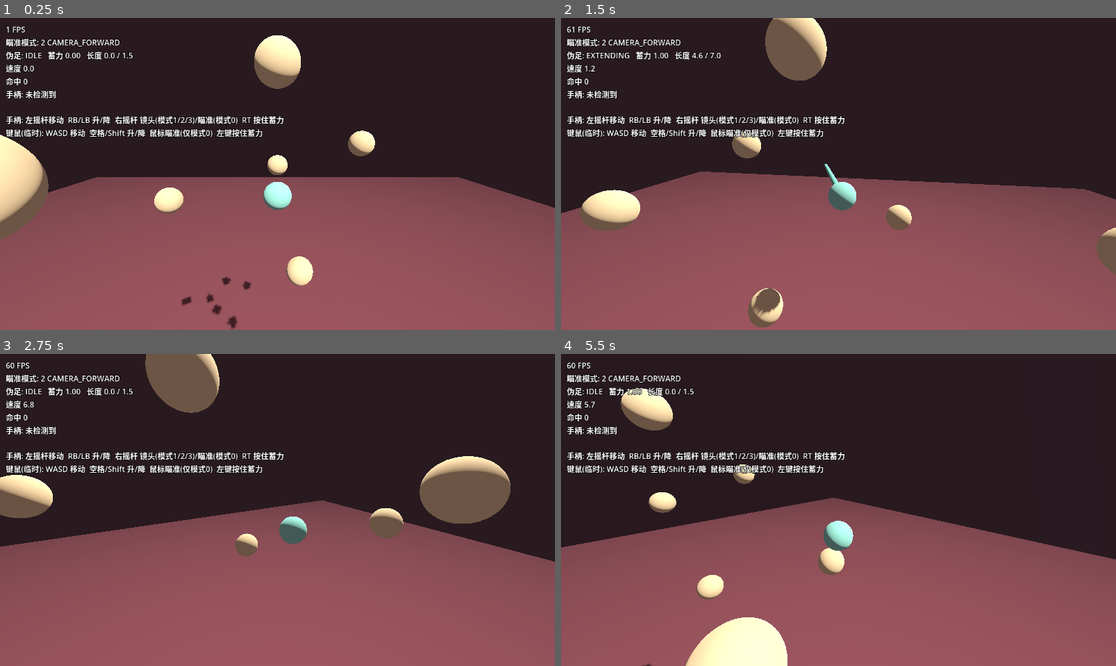
Above: before the commit, frames 1-4 (two rows, left to right).
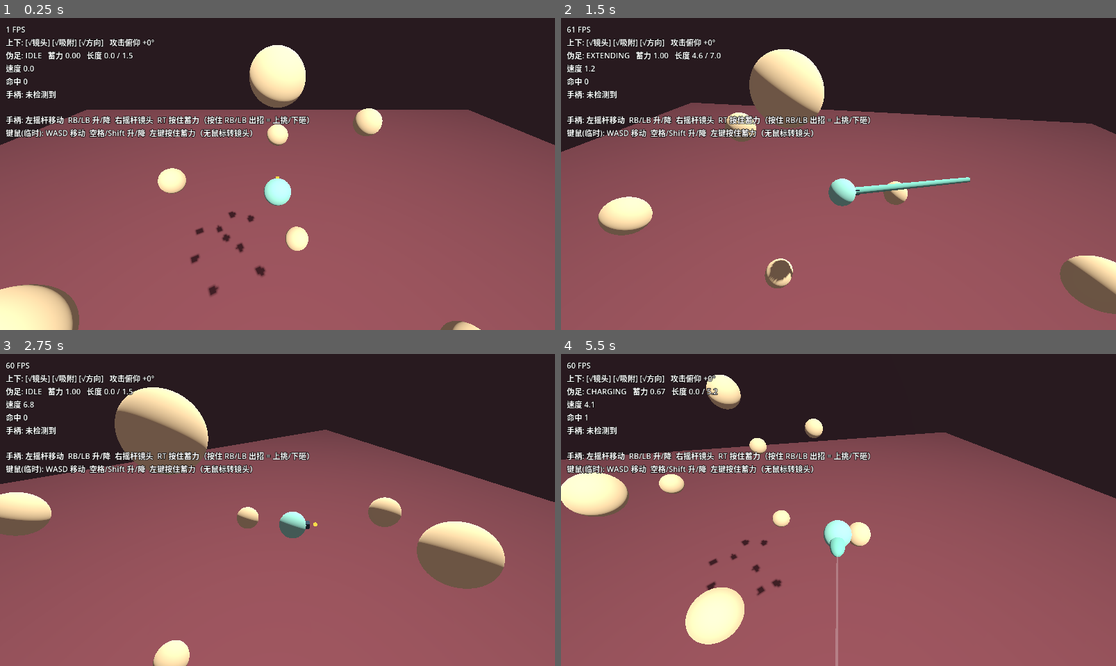
Above: after the commit, the same moments.

Repository: paddypasteur/cellgod
Game: Godot game, scene res://scenes/arena.tscn
Same seed, same stepped clock (60 frames per second), same inputs: the game is played once before the commit and once after it.
Inputs (mouse positions are in pixels of both pictures, inside the frame that each line leads up to):
- Up to frame 1 (0.25 s): no input
- Up to frame 2 (1.5 s): tap Enter at 0.5 s; move the mouse to (960, 158) at 0.52 s; press the mouse at (960, 158) at 0.53 s; hold D (move_right) 0.53-1.28 s; move the mouse to (727, 189) at 1.27 s; release the mouse at (727, 189) at 1.28 s; hold S (move_back) from 1.28 s (still down); click (727, 189) at 1.35 s
- Up to frame 3 (2.75 s): move the mouse to (333, 441) at 2.02 s; release S (move_back) at 2.03 s; press the mouse at (333, 441) at 2.03 s; hold D (move_right) from 2.03 s (still down)
- Up to frame 4 (5.5 s): move the mouse to (810, 572) at 2.77 s; release D (move_right) at 2.78 s; release the mouse at (810, 572) at 2.78 s; hold W (move_forward) 2.78-3.53 s; click (810, 572) at 2.85 s; move the mouse to (1005, 556) at 3.52 s; press the mouse at (1005, 556) at 3.53 s; hold A (move_left) 3.53-5.03 s; move the mouse to (672, 463) at 4.27 s; release the mouse at (672, 463) at 4.28 s; click (672, 463) at 4.35 s; move the mouse to (866, 510) at 5.02 s; press the mouse at (866, 510) at 5.03 s; hold S (move_back) from 5.03 s (still down)

The runs differ from the first frame. In frame 1, 28% of the frame differs, in the area x 0-100%, y 5-100%; in frame 2, 29%; in frame 3, 30%; in frame 4, 30%, in the area x 0-100%, y 6-100%.

Commit message:
操作方案定为类魂：删除其余四种瞄准模式，上下方向三个开关默认全开
- 删除右摇杆/鼠标瞄准、移动方向、镜头前方、镜头实际朝向四种模式及 aim_* 输入
- 镜头右摇杆控制不再受瞄准模式影响
- 方向攻击（上挑/下砸）默认开启
- 场景镜头默认俯仰 -35°（开发者调定）
- 旧模式可从 3c64973 找回

Co-Authored-By: Claude Opus 5.5 <noreply@anthropic.com>

Diff:
--- a/scenes/arena.tscn
+++ b/scenes/arena.tscn
@@ -56,13 +56,13 @@
 mesh = SubResource("Mesh_boundary")
 
 [node name="Player" parent="." instance=ExtResource("2_player")]
-aim_mode = 2
 
 [node name="FollowCamera" type="Camera3D" parent="." node_paths=PackedStringArray("target")]
 transform = Transform3D(1, 0, 0, 0, 1, 0, 0, 0, 1, 0, 2.5, 7)
 current = true
 script = ExtResource("4_camera")
 target = NodePath("../Player")
+pitch_deg = -35.0
 
 [node name="Dummies" type="Node3D" parent="."]
 
--- a/scripts/autoload/input_setup.gd
+++ b/scripts/autoload/input_setup.gd
@@ -3,9 +3,9 @@
 ## 只在 项目设置→输入映射 里没有同名动作时才注册，
 ## 所以开发者在编辑器里定义的键位永远优先，这里只是兜底。
 ##
-## 手柄：左摇杆移动，RB/LB 上升/下降，右摇杆定伪足方向，RT 按住蓄力
-## 键鼠（临时占位，方案未定）：WASD 移动，空格/Shift 上升/下降，
-##       鼠标相对主角的屏幕位置定方向，左键按住蓄力
+## 手柄：左摇杆移动，RB/LB 上升/下降，右摇杆转镜头，RT 按住蓄力
+## 键鼠（临时占位，方案未定）：WASD 移动，空格/Shift 上升/下降，左键按住蓄力；
+##       暂时没有鼠标转镜头
 
 const DEFAULT_DEADZONE: float = 0.2
 ## 代码 new() 出来的事件 device 默认是 0，只匹配 0 号设备；
@@ -23,12 +23,6 @@
     _add_action(&"move_up", [_key(KEY_SPACE), _joy_button(JOY_BUTTON_RIGHT_SHOULDER)])
     _add_action(&"move_down", [_key(KEY_SHIFT), _joy_button(JOY_BUTTON_LEFT_SHOULDER)])
 
-    _add_action(&"aim_left", [_joy_axis(JOY_AXIS_RIGHT_X, -1.0)])
-    _add_action(&"aim_right", [_joy_axis(JOY_AXIS_RIGHT_X, 1.0)])
-    _add_action(&"aim_up", [_joy_axis(JOY_AXIS_RIGHT_Y, -1.0)])
-    _add_action(&"aim_down", [_joy_axis(JOY_AXIS_RIGHT_Y, 1.0)])
-
-    # 和 aim_* 绑在同一根右摇杆上：主角瞄准模式决定由谁来读
     _add_action(&"camera_left", [_joy_axis(JOY_AXIS_RIGHT_X, -1.0)])
     _add_action(&"camera_right", [_joy_axis(JOY_AXIS_RIGHT_X, 1.0)])
     _add_action(&"camera_up", [_joy_axis(JOY_AXIS_RIGHT_Y, -1.0)])
--- a/scripts/camera/follow_camera.gd
+++ b/scripts/camera/follow_camera.gd
@@ -1,7 +1,6 @@
 class_name FollowCamera
 extends Camera3D
-## 跟随镜头。主角瞄准模式为 0（右摇杆瞄准）时纯自动跟随，右摇杆让给攻击；
-## 其他模式下右摇杆手动转镜头，松手一段时间后恢复自动回正。
+## 跟随镜头。右摇杆手动转镜头，松手一段时间后恢复自动朝移动方向回正。
 ## 铁律：永远不 roll。所有朝向都用 look_at(..., Vector3.UP) 生成，
 ## 俯仰角也夹在 ±80° 以内，避免接近竖直时 look_at 退化。
 
@@ -72,15 +71,8 @@
     _apply()
 
 
-func _manual_enabled() -> bool:
-    var player := target as Player
-    return player == null or player.aim_mode != Player.AimMode.RIGHT_STICK
-
-
 func _update_manual(delta: float) -> void:
     _manual_cooldown = maxf(_manual_cooldown - delta, 0.0)
-    if not _manual_enabled():
-        return
     var stick: Vector2 = Input.get_vector(&"camera_left", &"camera_right", &"camera_down", &"camera_up", stick_deadzone)
     if stick == Vector2.ZERO:
         return
--- a/scripts/player/player.gd
+++ b/scripts/player/player.gd
@@ -1,21 +1,14 @@
 class_name Player
 extends CharacterBody3D
 ## 原型主角：无定形免疫细胞。
-## 身体永远不转向，攻击方向只由瞄准输入决定，和移动方向完全无关。
-## 这就是"攻击方向与身体朝向解耦"这条机制本身。
+## 当前操作采用类魂方案：身体有正面，转向移动方向，攻击永远朝正面打；
+## 攻击的上下角度由三个可组合的开关决定（镜头俯仰 / 不对称吸附 / 方向攻击）。
+## 早期试过的另外四种瞄准方案（右摇杆瞄准、移动方向、镜头水平前方、镜头实际朝向）
+## 已删除，需要时可从 git 历史 3c64973 找回。
 
 signal hit_landed(target: Node, charge: float)
 
 enum PodState { IDLE, CHARGING, EXTENDING, HOLDING, RETRACTING }
-
-## 攻击方向的输入方案。方案未定，三种都保留，运行时在检查器里切换对比
-enum AimMode {
-    RIGHT_STICK,     ## 0 = 右摇杆/鼠标瞄准，镜头不吃右摇杆
-    MOVE_DIRECTION,  ## 1 = 朝移动输入的方向，回中时朝镜头前方
-    CAMERA_FORWARD,  ## 2 = 永远朝镜头水平前方（传统类魂），上下靠吸附或升降
-    CAMERA_LOOK,     ## 3 = 永远朝镜头实际朝向（含俯仰），右摇杆上下即可往上下打
-    SOULS,           ## 4 = 类魂：身体有正面，转向移动方向，攻击永远朝正面
-}
 
 @export_group("移动")
 ## 最大悬浮速度（米/秒）
@@ -27,24 +20,7 @@
 ## 上升/下降速度相对水平速度的比例
 @export_range(0.0, 2.0) var vertical_speed_scale: float = 0.8
 
-@export_group("瞄准")
-## 攻击方向由什么决定。运行中可在远程检查器里改，下一帧生效。
-## 选 0 时右摇杆归瞄准；选 1/2/3/4 时右摇杆归镜头
-@export var aim_mode: AimMode = AimMode.SOULS
-## （模式 0）右摇杆（或鼠标偏移）推满时，攻击方向偏离"水平前方"多少度。
-## 90 = 推满指向正侧/正上/正下；180 = 推满指向正后方。
-## 这是把二维摇杆映射到三维方向的临时方案，方案本身未定。
-@export_range(30.0, 180.0) var aim_max_tilt_deg: float = 120.0
-## 右摇杆死区
-@export_range(0.0, 0.9) var aim_stick_deadzone: float = 0.25
-## 摇杆回中后：true = 瞄准回到镜头前方；false = 保持最后一次的方向
-@export var aim_neutral_returns_forward: bool = false
-## （键鼠临时方案）鼠标离主角屏幕位置多少像素算"推满"
-@export var mouse_aim_radius_px: float = 300.0
-## 瞄准吸附：攻击方向与目标夹角小于此值时直接对准目标。0 = 关闭
-@export_range(0.0, 45.0) var aim_assist_angle_deg: float = 12.0
-
-@export_group("类魂朝向（模式 4）")
+@export_group("朝向")
 ## 待机/移动时身体转向的速度（度/秒）
 @export var turn_speed_deg: float = 720.0
 ## 蓄力期间还能慢慢修正朝向的速度（度/秒）。0 = 蓄力时完全锁死
@@ -54,7 +30,7 @@
 ## 朝向最多能抬头/低头多少度。上升/下降输入会让正面倾斜，0 = 正面永远水平
 @export_range(0.0, 89.0) var facing_max_pitch_deg: float = 60.0
 
-@export_group("类魂 · 上下方向（模式 4，三个开关可任意组合）")
+@export_group("上下方向（三个开关可任意组合）")
 ## 开关 1：攻击的上下角度跟随镜头俯仰。右摇杆往上看，伪足就往上打
 @export var vertical_from_camera: bool = true
 ## 镜头每偏离默认俯仰 1°，攻击抬高/压低多少度
@@ -62,14 +38,16 @@
 ## 镜头俯仰在默认值附近多少度内不影响攻击，免得轻碰右摇杆攻击就歪
 @export_range(0.0, 30.0) var camera_pitch_deadzone_deg: float = 5.0
 ## 开关 2：不对称吸附。水平窄（保住"朝正面打"），上下宽（高低交给游戏找）。
-## 关闭时退回上面"瞄准"分组里的对称吸附
+## 关闭时退回下面的对称吸附 aim_assist_angle_deg
 @export var vertical_assist_enabled: bool = true
 ## 不对称吸附的水平容差（度）
 @export_range(0.0, 45.0) var assist_horizontal_deg: float = 12.0
 ## 不对称吸附的上下容差（度）
 @export_range(0.0, 89.0) var assist_vertical_deg: float = 60.0
+## 开关 2 关闭时使用的对称吸附角（度）。0 = 完全不吸附
+@export_range(0.0, 45.0) var aim_assist_angle_deg: float = 12.0
 ## 开关 3：方向攻击。按住上升/下降键出招 = 上挑/下砸（丝之歌式），优先于开关 1
-@export var directional_attacks: bool = false
+@export var directional_attacks: bool = true
 ## 上挑/下砸的角度（度）。90 = 正上/正下
 @export_range(0.0, 90.0) var directional_attack_pitch_deg: float = 70.0
 ## 方向攻击开启时，出招期间升降键只管方向，不再让身体上下移动
@@ -133,13 +111,11 @@
 
 ## 当前瞄准方向（已含吸附），世界空间单位向量
 var _aim_dir: Vector3 = Vector3.FORWARD
-var _aim_from_mouse: bool = false
-
-## 身体正面（模式 4 用）。存成偏航+俯仰两个角而不是向量，
+
+## 身体正面。存成偏航+俯仰两个角而不是向量，
 ## 这样转身用 rotate_toward 就不会遇到"正好转 180°时方向不确定"的问题
 var _facing_yaw: float = 0.0
 var _facing_pitch: float = 0.0
-var _last_stick: Vector2 = Vector2.ZERO
 
 ## 本次攻击在松手时锁定的参数
 var _attack_dir: Vector3 = Vector3.FORWARD
@@ -170,10 +146,6 @@
     # 命中定格时物理帧暂停，轮询会漏掉定格期间的按键
     if event.is_action_pressed(&"pseudopod"):
         _buffer_timer = input_buffer_time
-    elif event is InputEventMouseMotion:
-        # 小幅抖动不算切换设备，免得手柄玩家碰一下鼠标瞄准就跳
-        if (event as InputEventMouseMotion).relative.length() > 2.0:
-            _aim_from_mouse = true
 
 
 func _physics_process(delta: float) -> void:
@@ -184,27 +156,10 @@
     _update_visuals()
 
 
-# ---------------------------------------------------------------- 瞄准
-
-func _update_aim() -> void:
-    if aim_mode == AimMode.SOULS:
-        _aim_dir = _souls_aim()
-        return
-    var raw_dir: Vector3
-    match aim_mode:
-        AimMode.RIGHT_STICK:
-            raw_dir = _right_stick_aim()
-        AimMode.MOVE_DIRECTION:
-            raw_dir = _move_direction_aim()
-        AimMode.CAMERA_LOOK:
-            raw_dir = _camera_look_forward()
-        _:
-            raw_dir = _camera_flat_forward()
-    _aim_dir = _apply_aim_assist(raw_dir, body_radius + _current_reach_length())
-
-
-## 模式 4 的身体朝向。转身速度按攻击状态分档：
-## 待机快速转，蓄力慢慢修正，伪足伸出后完全锁死——出招后不能再改方向，这是类魂的核心约束
+# ---------------------------------------------------------------- 朝向
+
+## 转身速度按攻击状态分档：待机快速转，蓄力慢慢修正，
+## 伪足伸出后完全锁死——出招后不能再改方向，这是类魂的核心约束
 func _update_facing(delta: float) -> void:
     var turn_deg: float = 0.0
     match _pod_state:
@@ -245,12 +200,11 @@
     return Basis(Vector3.UP, _facing_yaw) * Basis(Vector3.RIGHT, _facing_pitch)
 
 
-func _facing_dir() -> Vector3:
-    return _facing_basis() * Vector3.FORWARD
-
-
-## 模式 4 的攻击方向：水平永远是身体正面，上下由三个开关按优先级决定
-func _souls_aim() -> Vector3:
+# ---------------------------------------------------------------- 瞄准
+
+## 水平永远是身体正面，上下由三个开关按优先级决定：
+## 方向攻击（按着升降键时）> 身体俯仰 + 镜头俯仰偏移；最后统一做吸附
+func _update_aim() -> void:
     var pitch: float = _facing_pitch
     var vertical: float = Input.get_axis(&"move_down", &"move_up")
     if directional_attacks and absf(vertical) > 0.5:
@@ -262,8 +216,9 @@
     var dir: Vector3 = (Basis(Vector3.UP, _facing_yaw) * Basis(Vector3.RIGHT, pitch)) * Vector3.FORWARD
     var reach: float = body_radius + _current_reach_length()
     if vertical_assist_enabled:
-        return _apply_vertical_assist(dir, _facing_yaw, pitch, reach)
-    return _apply_aim_assist(dir, reach)
+        _aim_dir = _apply_vertical_assist(dir, _facing_yaw, pitch, reach)
+    else:
+        _aim_dir = _apply_aim_assist(dir, reach)
 
 
 ## 镜头俯仰相对"默认俯仰"的偏移。以默认俯仰而不是水平为零点，
@@ -315,54 +270,6 @@
     return best_dir
 
 
-## 模式 1：上升/下降键也算移动输入，所以能朝斜上、正下方出伪足
-func _move_direction_aim() -> Vector3:
-    var dir: Vector3 = _move_input_world(1.0)
-    if dir.length_squared() < 0.0001:
-        return _camera_flat_forward()
-    return dir.normalized()
-
-
-## 模式 0
-func _right_stick_aim() -> Vector3:
-    var stick: Vector2 = Input.get_vector(&"aim_left", &"aim_right", &"aim_down", &"aim_up", aim_stick_deadzone)
-    if stick != Vector2.ZERO:
-        _aim_from_mouse = false
-        _last_stick = stick
-    elif _aim_from_mouse:
-        stick = _mouse_as_stick()
-    elif aim_neutral_returns_forward:
-        stick = Vector2.ZERO
-    else:
-        stick = _last_stick
-    return _stick_to_world(stick)
-
-
-## 把鼠标相对主角屏幕位置的偏移换算成"虚拟摇杆"，这样键鼠和手柄共用同一套映射
-func _mouse_as_stick() -> Vector2:
-    var cam: Camera3D = get_viewport().get_camera_3d()
-    if cam == null:
-        return Vector2.ZERO
-    var center: Vector2 = cam.unproject_position(global_position)
-    var offset: Vector2 = get_viewport().get_mouse_position() - center
-    var stick := Vector2(offset.x, -offset.y) / maxf(mouse_aim_radius_px, 1.0)
-    return stick.limit_length(1.0)
-
-
-## 摇杆偏移量决定偏离前方的角度，摇杆方向决定往哪边偏。
-## 用"镜头水平前方 + 世界上方"做参考系而不是镜头完整朝向，
-## 这样镜头俯仰变化时，回中的瞄准仍然是水平的，不会忽上忽下。
-func _stick_to_world(stick: Vector2) -> Vector3:
-    var fwd: Vector3 = _camera_flat_forward()
-    var mag: float = stick.length()
-    if mag < 0.0001:
-        return fwd
-    var right: Vector3 = fwd.cross(Vector3.UP).normalized()
-    var side: Vector3 = (right * stick.x + Vector3.UP * stick.y) / mag
-    var theta: float = deg_to_rad(aim_max_tilt_deg) * mag
-    return (fwd * cos(theta) + side * sin(theta)).normalized()
-
-
 func _apply_aim_assist(dir: Vector3, reach: float) -> Vector3:
     if aim_assist_angle_deg <= 0.0:
         return dir
@@ -385,14 +292,6 @@
     return best_dir
 
 
-## 模式 3。镜头默认略微俯视，所以摇杆回中时伪足会稍微朝下
-func _camera_look_forward() -> Vector3:
-    var cam: Camera3D = get_viewport().get_camera_3d()
-    if cam == null:
-        return Vector3.FORWARD
-    return -cam.global_basis.z
-
-
 func _camera_flat_forward() -> Vector3:
     var cam: Camera3D = get_viewport().get_camera_3d()
     if cam == null:
@@ -414,7 +313,7 @@
             if _buffer_timer > 0.0:
                 _buffer_timer = 0.0
                 _charge_time = 0.0
-                if aim_mode == AimMode.SOULS and snap_facing_on_attack:
+                if snap_facing_on_attack:
                     _snap_facing_to_input()
                     # 立刻刷新，否则这一帧的鼓包和瞄准点还指着旧方向
                     _update_aim()
@@ -538,7 +437,7 @@
 
 
 ## 移动输入换算到世界空间（相对镜头水平朝向），未归一化。
-## 移动和模式 1 的瞄准共用这一份换算，保证"往哪走"和"往哪打"完全一致
+## 移动和转身共用这一份换算，保证"往哪走"和"往哪转"完全一致
 func _move_input_world(vertical_scale: float) -> Vector3:
     var fwd: Vector3 = _camera_flat_forward()
     var right: Vector3 = fwd.cross(Vector3.UP).normalized()
@@ -549,8 +448,7 @@
 
 ## 方向攻击下升降键在出招期间被借去定方向，身体不应该同时往上飘
 func _vertical_move_locked() -> bool:
-    return aim_mode == AimMode.SOULS \
-        and directional_attacks \
+    return directional_attacks \
         and directional_locks_vertical_move \
         and _pod_state != PodState.IDLE
 
@@ -583,10 +481,7 @@
 func _update_visuals() -> void:
     var idle_or_charging: bool = _pod_state == PodState.IDLE or _pod_state == PodState.CHARGING
 
-    # 正面标记只在类魂模式下有意义，其他模式身体没有朝向，显示出来反而误导
-    _facing_pivot.visible = aim_mode == AimMode.SOULS
-    if _facing_pivot.visible:
-        _facing_pivot.basis = _facing_basis()
+    _facing_pivot.basis = _facing_basis()
 
     _aim_marker.visible = idle_or_charging
     if _aim_marker.visible:
@@ -636,20 +531,11 @@
 func get_debug_text() -> String:
     var state_name: String = PodState.keys()[_pod_state]
     var charge: float = _current_charge() if _pod_state == PodState.CHARGING else _attack_charge
-    var source: String = ""
-    if aim_mode == AimMode.RIGHT_STICK:
-        source = "（鼠标）" if _aim_from_mouse else "（摇杆）"
-    elif aim_mode == AimMode.SOULS:
-        source = "  上下:[%s镜头][%s吸附][%s方向]  攻击俯仰 %+.0f°" % [
-            "√" if vertical_from_camera else "×",
-            "√" if vertical_assist_enabled else "×",
-            "√" if directional_attacks else "×",
-            rad_to_deg(asin(clampf(_aim_dir.y, -1.0, 1.0))),
-        ]
-    return "瞄准模式: %d %s%s\n伪足: %s   蓄力 %.2f   长度 %.1f / %.1f\n速度 %.1f" % [
-        aim_mode,
-        AimMode.keys()[aim_mode],
-        source,
+    return "上下: [%s镜头] [%s吸附] [%s方向]   攻击俯仰 %+.0f°\n伪足: %s   蓄力 %.2f   长度 %.1f / %.1f\n速度 %.1f" % [
+        "√" if vertical_from_camera else "×",
+        "√" if vertical_assist_enabled else "×",
+        "√" if directional_attacks else "×",
+        rad_to_deg(asin(clampf(_aim_dir.y, -1.0, 1.0))),
         state_name,
         charge,
         _pod_length,
--- a/scripts/ui/debug_overlay.gd
+++ b/scripts/ui/debug_overlay.gd
@@ -23,8 +23,8 @@
         text += player.get_debug_text() + "\n"
     text += "命中 %d\n" % _hits
     text += _joypad_text() + "\n\n"
-    text += "手柄: 左摇杆移动  RB/LB 升/降  右摇杆 镜头(模式1/2/3)/瞄准(模式0)  RT 按住蓄力\n"
-    text += "键鼠(临时): WASD 移动  空格/Shift 升/降  鼠标瞄准(仅模式0)  左键按住蓄力"
+    text += "手柄: 左摇杆移动  RB/LB 升/降  右摇杆镜头  RT 按住蓄力（按住 RB/LB 出招 = 上挑/下砸）\n"
+    text += "键鼠(临时): WASD 移动  空格/Shift 升/降  左键按住蓄力（无鼠标转镜头）"
     _label.text = text
 
 
